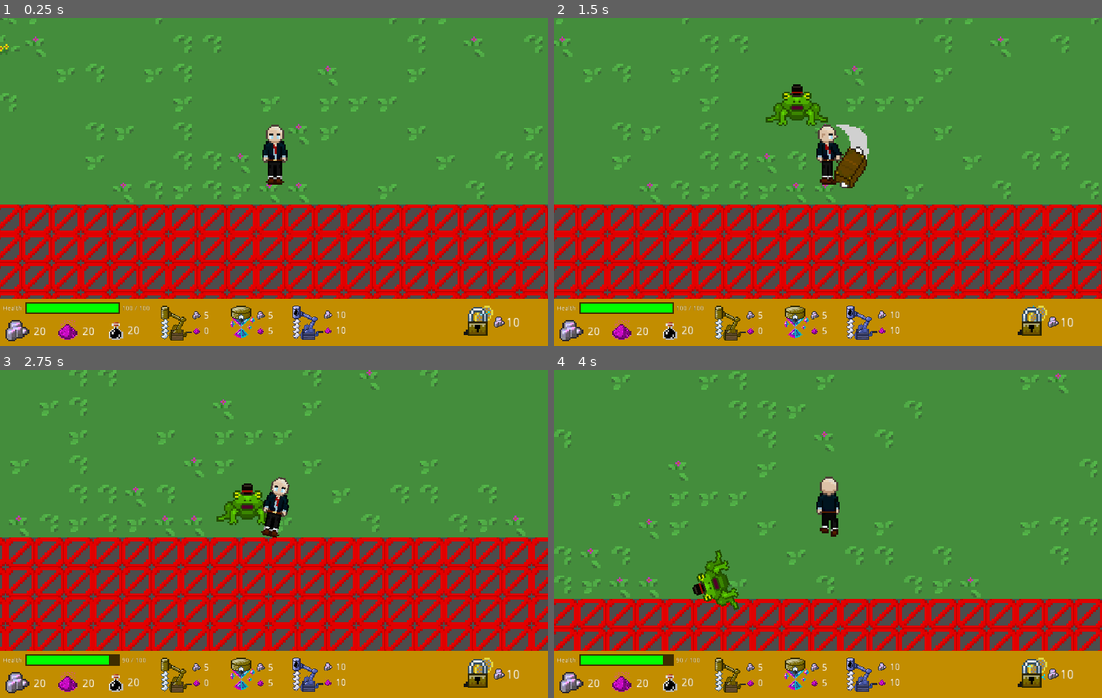
Above: before the commit, frames 1-4 (two rows, left to right).
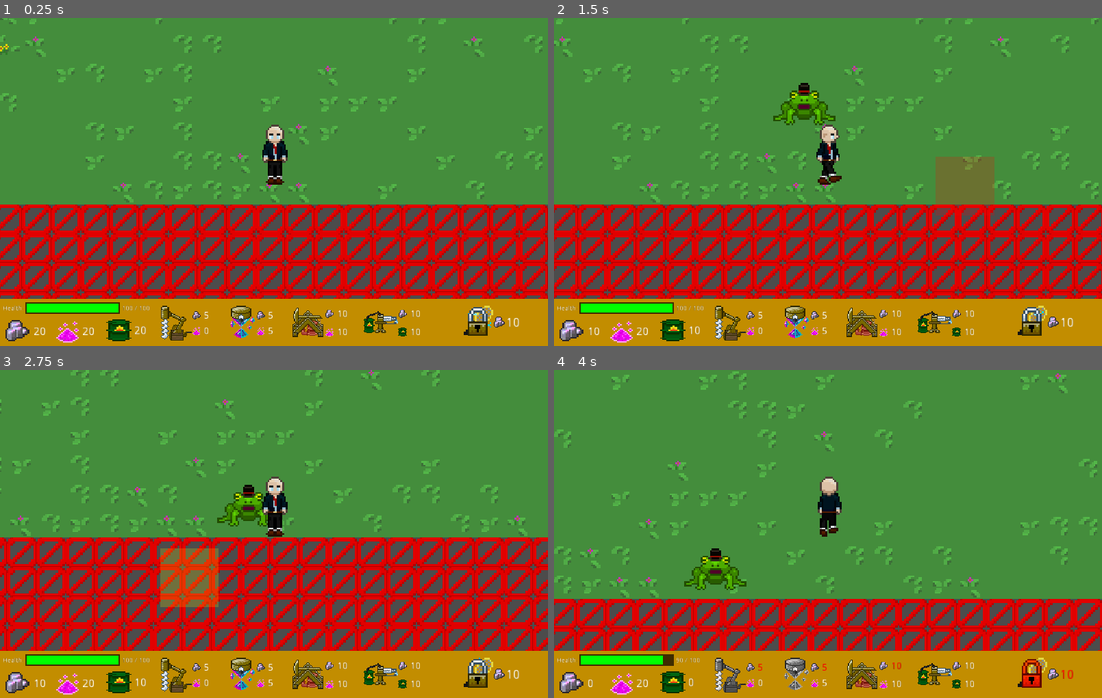
Above: after the commit, the same moments.

Repository: rakthalekk/CSC281-Project
Game: Godot game, scene res://src/Main.tscn
Two runs of this game, one before a commit and one after it. Both use one fixed random seed, a clock stepped at 60 frames per second and the inputs below. The engine's default icon, where the game draws it, is replaced by a stand-in: a white triangle on a blue panel in a dark square.
Inputs (mouse positions are in pixels of both pictures, inside the frame that each line leads up to):
- Up to frame 1 (0.25 s): no input
- Up to frame 2 (1.5 s): click (932, 316) at 0.52 s; move the mouse to (948, 165) at 1.27 s; press the mouse at (948, 165) at 1.28 s; hold D (right) from 1.28 s (still down)
- Up to frame 3 (2.75 s): move the mouse to (164, 550) at 2.02 s; release D (right) at 2.03 s; release the mouse at (164, 550) at 2.03 s; hold S (down) from 2.03 s (still down); tap E (interact_key) at 2.1 s
- Up to frame 4 (4 s): move the mouse to (882, 461) at 2.77 s; release S (down) at 2.78 s; hold D (right) 2.78-3.53 s; tap C (manual_mine) at 2.85 s; move the mouse to (800, 599) at 3.52 s; hold W (up) from 3.53 s (still down); click (800, 599) at 3.6 s

The runs differ from the first frame. In frame 1, 1.4% of the frame differs, in the area x 10-90%, y 87-99%; in frame 2, 4.9%; in frame 3, 16%, in the area x 0-100%, y 0-99%; in frame 4, 4.4%.

Commit message:
game commit

Diff:
--- a/281-Project/src/BigBadBunny.gd
+++ b/281-Project/src/BigBadBunny.gd
@@ -1 +1,6 @@
 extends Enemy
+
+func _process(delta):
+	if hp <= 0:
+		queue_free()
+		get_tree().change_scene("res://src/WinMenu.tscn")
--- a/281-Project/src/BigBadBunny.tscn
+++ b/281-Project/src/BigBadBunny.tscn
@@ -1,12 +1,10 @@
 [gd_scene load_steps=3 format=2]
 
 [ext_resource path="res://src/Enemy.tscn" type="PackedScene" id=1]
-[ext_resource path="res://src/Wonderbunny.gd" type="Script" id=2]
+[ext_resource path="res://src/BigBadBunny.gd" type="Script" id=2]
 
 [node name="BigBadBunny" instance=ExtResource( 1 )]
 script = ExtResource( 2 )
-dmg = 30
-max_health = 60
 
 [node name="CollisionShape2D" parent="." index="0"]
 position = Vector2( 0, 64 )
--- a/281-Project/src/DragonOil.tscn
+++ b/281-Project/src/DragonOil.tscn
@@ -1,10 +1,10 @@
 [gd_scene load_steps=4 format=2]
 
 [ext_resource path="res://src/DragonOil.gd" type="Script" id=1]
-[ext_resource path="res://assets/Resources/Dragon Oil.png" type="Texture" id=2]
+[ext_resource path="res://assets/Resources/oilbarrel.png" type="Texture" id=2]
 
 [sub_resource type="RectangleShape2D" id=1]
-extents = Vector2( 28.5, 28.5 )
+extents = Vector2( 28.5, 36 )
 
 [node name="DragonOil" type="Area2D"]
 collision_layer = 8
@@ -12,11 +12,10 @@
 
 [node name="DragonOil" type="Sprite" parent="."]
 position = Vector2( 2, -6 )
-scale = Vector2( 0.23, 0.23 )
 texture = ExtResource( 2 )
 
 [node name="CollisionShape2D" type="CollisionShape2D" parent="."]
-position = Vector2( 3.5, -4.5 )
+position = Vector2( 3.5, -4 )
 shape = SubResource( 1 )
 
 [connection signal="body_entered" from="." to="." method="_on_DragonOil_body_entered"]
--- /dev/null
+++ b/281-Project/src/FireTower.gd
@@ -0,0 +1,26 @@
+extends Structure
+
+
+
+func disable_attack():
+	$DamageInterval.stop()
+
+
+func _on_InvincibilityTimer_timeout():
+	end_invulnerability()
+
+
+func _on_ActivateInterval_timeout():
+	anim_player.play("fire")
+	$DamageInterval.start()
+
+
+func _on_DamageInterval_timeout():
+	for e in $FireZone.get_overlapping_bodies():
+		if e is Enemy:
+			e.damage(5, Vector2.ZERO)
+
+
+func _on_FireZone_body_entered(body):
+	if body is Enemy:
+		body.damage(10, Vector2.ZERO)
--- /dev/null
+++ b/281-Project/src/FireTower.tscn
@@ -0,0 +1,162 @@
+[gd_scene load_steps=9 format=2]
+
+[ext_resource path="res://assets/Structures/flamethrower.png" type="Texture" id=1]
+[ext_resource path="res://src/FireTower.gd" type="Script" id=2]
+
+[sub_resource type="RectangleShape2D" id=1]
+extents = Vector2( 24, 20 )
+
+[sub_resource type="Animation" id=18]
+length = 0.001
+tracks/0/type = "value"
+tracks/0/path = NodePath("FireZone/CollisionShape2D:disabled")
+tracks/0/interp = 1
+tracks/0/loop_wrap = true
+tracks/0/imported = false
+tracks/0/enabled = true
+tracks/0/keys = {
+"times": PoolRealArray( 0 ),
+"transitions": PoolRealArray( 1 ),
+"update": 0,
+"values": [ true ]
+}
+tracks/1/type = "value"
+tracks/1/path = NodePath("FireZone/ColorRect:visible")
+tracks/1/interp = 1
+tracks/1/loop_wrap = true
+tracks/1/imported = false
+tracks/1/enabled = true
+tracks/1/keys = {
+"times": PoolRealArray( 0 ),
+"transitions": PoolRealArray( 1 ),
+"update": 0,
+"values": [ false ]
+}
+
+[sub_resource type="Animation" id=19]
+resource_name = "fire"
+length = 2.0
+tracks/0/type = "value"
+tracks/0/path = NodePath("FireZone/CollisionShape2D:disabled")
+tracks/0/interp = 1
+tracks/0/loop_wrap = true
+tracks/0/imported = false
+tracks/0/enabled = true
+tracks/0/keys = {
+"times": PoolRealArray( 0, 2 ),
+"transitions": PoolRealArray( 1, 1 ),
+"update": 1,
+"values": [ false, true ]
+}
+tracks/1/type = "value"
+tracks/1/path = NodePath("FireZone/ColorRect:visible")
+tracks/1/interp = 1
+tracks/1/loop_wrap = true
+tracks/1/imported = false
+tracks/1/enabled = true
+tracks/1/keys = {
+"times": PoolRealArray( 0, 2 ),
+"transitions": PoolRealArray( 1, 1 ),
+"update": 1,
+"values": [ true, false ]
+}
+tracks/2/type = "method"
+tracks/2/path = NodePath(".")
+tracks/2/interp = 1
+tracks/2/loop_wrap = true
+tracks/2/imported = false
+tracks/2/enabled = true
+tracks/2/keys = {
+"times": PoolRealArray( 2 ),
+"transitions": PoolRealArray( 1 ),
+"values": [ {
+"args": [  ],
+"method": "disable_attack"
+} ]
+}
+
+[sub_resource type="Animation" id=16]
+length = 0.001
+tracks/0/type = "value"
+tracks/0/path = NodePath("Sprite:visible")
+tracks/0/interp = 1
+tracks/0/loop_wrap = true
+tracks/0/imported = false
+tracks/0/enabled = true
+tracks/0/keys = {
+"times": PoolRealArray( 0 ),
+"transitions": PoolRealArray( 1 ),
+"update": 0,
+"values": [ true ]
+}
+
+[sub_resource type="Animation" id=15]
+resource_name = "invulnerable"
+length = 0.2
+loop = true
+tracks/0/type = "value"
+tracks/0/path = NodePath("Sprite:visible")
+tracks/0/interp = 1
+tracks/0/loop_wrap = true
+tracks/0/imported = false
+tracks/0/enabled = true
+tracks/0/keys = {
+"times": PoolRealArray( 0, 0.1, 0.2 ),
+"transitions": PoolRealArray( 1, 1, 1 ),
+"update": 1,
+"values": [ true, false, true ]
+}
+
+[sub_resource type="RectangleShape2D" id=20]
+extents = Vector2( 208, 208 )
+
+[node name="FireTower" type="StaticBody2D"]
+collision_layer = 260
+collision_mask = 3
+script = ExtResource( 2 )
+
+[node name="CollisionShape2D" type="CollisionShape2D" parent="."]
+shape = SubResource( 1 )
+
+[node name="Sprite" type="Sprite" parent="."]
+position = Vector2( 0, -48 )
+texture = ExtResource( 1 )
+
+[node name="AnimationPlayer" type="AnimationPlayer" parent="."]
+anims/RESET = SubResource( 18 )
+anims/fire = SubResource( 19 )
+
+[node name="EffectsAnimationPlayer" type="AnimationPlayer" parent="."]
+anims/RESET = SubResource( 16 )
+anims/invulnerable = SubResource( 15 )
+
+[node name="InvincibilityTimer" type="Timer" parent="."]
+wait_time = 1.3
+one_shot = true
+
+[node name="FireZone" type="Area2D" parent="."]
+
+[node name="CollisionShape2D" type="CollisionShape2D" parent="FireZone"]
+position = Vector2( 0, -8 )
+shape = SubResource( 20 )
+disabled = true
+
+[node name="ColorRect" type="ColorRect" parent="FireZone"]
+visible = false
+margin_left = -208.0
+margin_top = -216.0
+margin_right = 208.0
+margin_bottom = 200.0
+color = Color( 0.976471, 0.0705882, 0.0705882, 0.321569 )
+
+[node name="ActivateInterval" type="Timer" parent="."]
+wait_time = 4.0
+autostart = true
+
+[node name="DamageInterval" type="Timer" parent="."]
+wait_time = 0.5
+
+[connection signal="timeout" from="InvincibilityTimer" to="." method="_on_InvincibilityTimer_timeout"]
+[connection signal="body_entered" from="FireZone" to="." method="_on_FireZone_body_entered"]
+[connection signal="timeout" from="ActivateInterval" to="." method="_on_ActivateInterval_timeout"]
+[connection signal="timeout" from="DamageInterval" to="." method="_on_DamageInterval_timeout"]
--- a/281-Project/src/Forg.tscn
+++ b/281-Project/src/Forg.tscn
@@ -1,9 +1,10 @@
-[gd_scene load_steps=5 format=2]
+[gd_scene load_steps=6 format=2]
 
 [ext_resource path="res://src/Enemy.tscn" type="PackedScene" id=1]
 [ext_resource path="res://assets/Enemies/frog2.png" type="Texture" id=2]
 [ext_resource path="res://src/Forg.gd" type="Script" id=3]
 [ext_resource path="res://assets/Enemies/frog1.png" type="Texture" id=4]
+[ext_resource path="res://assets/Enemies/tounge.png" type="Texture" id=5]
 
 [node name="Forg" instance=ExtResource( 1 )]
 script = ExtResource( 3 )
@@ -18,3 +19,10 @@
 
 [node name="CollisionShape2D" parent="Hitbox" index="0"]
 position = Vector2( 0, 4 )
+
+[node name="Tounge" type="Sprite" parent="." index="5"]
+visible = false
+texture = ExtResource( 5 )
+centered = false
+offset = Vector2( 0, -8 )
+hframes = 3
--- a/281-Project/src/Global.gd
+++ b/281-Project/src/Global.gd
@@ -7,6 +7,7 @@
 var unobtainiumDrillCost = [5,0,0]
 var magicTurretCost = [5,5,0]
 var oilRigCost = [10,10,0]
+var fireTowerCost = [10,0,10]
 
 
 func reset_level():
--- a/281-Project/src/HUD.gd
+++ b/281-Project/src/HUD.gd
@@ -3,9 +3,10 @@
 const DRILL_IMG = preload("res://assets/Resources/drillcursor.png")
 const TURRET_IMG = preload("res://assets/Resources/turretcursor.png")
 const OILRIG_IMG = preload("res://assets/Resources/oilrigcursor.png")
+const FIRETOWER_IMG = preload("res://icon.png")
 const ORE_IMG = preload("res://assets/Resources/ore.png")
-const DUST_IMG = preload("res://assets/Resources/Fairy Dust.png")
-const OIL_IMG = preload("res://assets/Resources/Dragon Oil.png")
+const DUST_IMG = preload("res://assets/Resources/fairydust.png")
+const OIL_IMG = preload("res://assets/Resources/oilbarrel.png")
 
 # Signal transmitted when the user unlocks the fairy swatter
 signal unlocked_fairy_swatter
@@ -76,7 +77,7 @@
 
 	cantAfford(drillItem,Global.unobtainiumDrillCost,"res://assets/Structures/drillupscaled.png","res://assets/Structures/drillupscaled grayscale.png")
 	cantAfford(turretItem,Global.magicTurretCost,"res://assets/Structures/turret.png","res://assets/Structures/turret grayscale.png")
-	cantAfford(oilRigItem,Global.oilRigCost,"res://assets/Structures/dragon oil rig.png", "res://assets/Structures/dragon oil rig grayscale.png")
+	cantAfford(oilRigItem,Global.oilRigCost,"res://assets/Structures/oilpump.png", "res://assets/Structures/oilpump.png")
 
 
 func cantAfford(parentItem, globalCost, normalTexture, lockedTexture):
@@ -194,6 +195,13 @@
 			if(hudUnobtainiumCount < Global.oilRigCost[0] || hudFairyDustCount < Global.oilRigCost[1] || hudDragonOilCount < Global.oilRigCost[2]):
 				Global.selected_item = null
 				Input.set_custom_mouse_cursor(null)
+		elif Global.selected_item == "firetower":
+			hudUnobtainiumCount -= Global.fireTowerCost[0]
+			hudFairyDustCount -= Global.fireTowerCost[1]
+			hudDragonOilCount -= Global.fireTowerCost[2]
+			if(hudUnobtainiumCount < Global.fireTowerCost[0] || hudFairyDustCount < Global.fireTowerCost[1] || hudDragonOilCount < Global.fireTowerCost[2]):
+				Global.selected_item = null
+				Input.set_custom_mouse_cursor(null)
 		emit_signal("just_purchased", hudUnobtainiumCount, hudFairyDustCount, hudDragonOilCount);
 
 
@@ -204,3 +212,12 @@
 	else:
 		Input.set_custom_mouse_cursor(null)
 		Global.selected_item = null
+
+
+func _on_Fire_Tower_Item_toggled(button_pressed):
+	if Global.selected_item != "firetower":
+		Input.set_custom_mouse_cursor(FIRETOWER_IMG)
+		Global.selected_item = "firetower"
+	else:
+		Input.set_custom_mouse_cursor(null)
+		Global.selected_item = null
--- a/281-Project/src/HUD.tscn
+++ b/281-Project/src/HUD.tscn
@@ -1,14 +1,15 @@
-[gd_scene load_steps=19 format=2]
+[gd_scene load_steps=20 format=2]
 
 [ext_resource path="res://assets/Structures/turret.png" type="Texture" id=1]
 [ext_resource path="res://assets/Resources/ore.png" type="Texture" id=2]
-[ext_resource path="res://assets/Resources/Dragon Oil.png" type="Texture" id=3]
-[ext_resource path="res://assets/Resources/Fairy Dust.png" type="Texture" id=4]
+[ext_resource path="res://assets/Resources/oilbarrel.png" type="Texture" id=3]
+[ext_resource path="res://assets/Resources/fairydust.png" type="Texture" id=4]
 [ext_resource path="res://assets/Structures/drillupscaled.png" type="Texture" id=5]
 [ext_resource path="res://assets/Resources/fairyswatter.png" type="Texture" id=6]
 [ext_resource path="res://src/HUD.gd" type="Script" id=7]
 [ext_resource path="res://assets/Resources/lockred.png" type="Texture" id=8]
-[ext_resource path="res://assets/Structures/dragon oil rig.png" type="Texture" id=9]
+[ext_resource path="res://assets/Structures/oilpump.png" type="Texture" id=9]
+[ext_resource path="res://assets/Structures/flamethrower.png" type="Texture" id=10]
 
 [sub_resource type="AtlasTexture" id=1]
 atlas = ExtResource( 6 )
@@ -176,21 +177,18 @@
 
 [node name="Oil Rig Item" type="TextureButton" parent="."]
 margin_left = 640.0
-margin_top = 631.0
+margin_top = 624.0
 margin_right = 776.0
-margin_bottom = 783.0
+margin_bottom = 776.0
 rect_scale = Vector2( 0.5, 0.5 )
 toggle_mode = true
 texture_normal = ExtResource( 9 )
-__meta__ = {
-"_edit_use_anchors_": false
-}
 
 [node name="Unobtainium Cost" type="TextureRect" parent="Oil Rig Item"]
-margin_left = 137.143
-margin_top = 22.8571
-margin_right = 201.143
-margin_bottom = 86.8571
+margin_left = 144.0
+margin_top = 32.0001
+margin_right = 208.0
+margin_bottom = 96.0001
 rect_scale = Vector2( 0.6, 0.6 )
 texture = ExtResource( 2 )
 __meta__ = {
@@ -209,10 +207,10 @@
 }
 
 [node name="Fairy Dust Cost" type="TextureRect" parent="Oil Rig Item"]
-margin_left = 137.143
-margin_top = 91.4286
-margin_right = 201.143
-margin_bottom = 155.429
+margin_left = 144.0
+margin_top = 112.0
+margin_right = 208.0
+margin_bottom = 176.0
 rect_scale = Vector2( 0.6, 0.6 )
 texture = ExtResource( 4 )
 expand = true
@@ -230,6 +228,51 @@
 __meta__ = {
 "_edit_use_anchors_": false
 }
+
+[node name="Fire Tower Item" type="TextureButton" parent="."]
+margin_left = 792.0
+margin_top = 616.0
+margin_right = 952.0
+margin_bottom = 776.0
+rect_scale = Vector2( 0.5, 0.5 )
+toggle_mode = true
+texture_normal = ExtResource( 10 )
+
+[node name="Unobtainium Cost" type="TextureRect" parent="Fire Tower Item"]
+margin_left = 160.0
+margin_top = 48.0001
+margin_right = 224.0
+margin_bottom = 112.0
+rect_scale = Vector2( 0.6, 0.6 )
+texture = ExtResource( 2 )
+
+[node name="Cost Number" type="RichTextLabel" parent="Fire Tower Item/Unobtainium Cost"]
+margin_left = 85.0
+margin_right = 149.0
+margin_bottom = 12.0
+rect_scale = Vector2( 5, 5 )
+text = "10"
+scroll_active = false
+__meta__ = {
+"_edit_use_anchors_": false
+}
+
+[node name="Oil Cost" type="TextureRect" parent="Fire Tower Item"]
+margin_left = 160.0
+margin_top = 128.0
+margin_right = 224.0
+margin_bottom = 192.0
+rect_scale = Vector2( 0.6, 0.6 )
+texture = ExtResource( 3 )
+expand = true
+
+[node name="Cost Number" type="RichTextLabel" parent="Fire Tower Item/Oil Cost"]
+margin_left = 85.0
+margin_right = 149.0
+margin_bottom = 12.0
+rect_scale = Vector2( 5, 5 )
+text = "10"
+scroll_active = false
 
 [node name="Health Bar" type="ColorRect" parent="."]
 margin_left = 56.0
@@ -309,28 +352,22 @@
 scroll_active = false
 
 [node name="Dragon Oil Display" type="TextureRect" parent="."]
-margin_left = 224.0
+margin_left = 232.0
 margin_top = 661.0
-margin_right = 544.0
+margin_right = 552.0
 margin_bottom = 941.0
 rect_scale = Vector2( 0.175, 0.175 )
 texture = ExtResource( 3 )
 expand = true
-__meta__ = {
-"_edit_use_anchors_": false
-}
 
 [node name="Number" type="RichTextLabel" parent="Dragon Oil Display"]
-margin_left = 308.571
+margin_left = 348.571
 margin_top = 79.9995
-margin_right = 372.571
+margin_right = 412.571
 margin_bottom = 91.9995
 rect_scale = Vector2( 10, 10 )
 text = "###"
 scroll_active = false
-__meta__ = {
-"_edit_use_anchors_": false
-}
 
 [node name="Interact Display" type="TextureRect" parent="."]
 anchor_left = 0.5
@@ -344,9 +381,6 @@
 rect_scale = Vector2( 0.1, 0.1 )
 texture = ExtResource( 2 )
 expand = true
-__meta__ = {
-"_edit_use_anchors_": false
-}
 
 [node name="Interact Time" type="RichTextLabel" parent="Interact Display"]
 margin_left = 370.0
@@ -368,7 +402,7 @@
 [node name="Fairy Swatter" type="AnimatedSprite" parent="."]
 position = Vector2( 1048, 664 )
 frames = SubResource( 9 )
-frame = 5
+frame = 7
 playing = true
 
 [node name="Fairy Swatter Lock" type="TextureButton" parent="Fairy Swatter"]
@@ -403,4 +437,5 @@
 [connection signal="toggled" from="Drill Item" to="." method="_on_Drill_Item_toggled"]
 [connection signal="toggled" from="Turret Item" to="." method="_on_Turret_Item_toggled"]
 [connection signal="toggled" from="Oil Rig Item" to="." method="_on_Oil_Rig_Item_toggled"]
+[connection signal="toggled" from="Fire Tower Item" to="." method="_on_Fire_Tower_Item_toggled"]
 [connection signal="pressed" from="Fairy Swatter/Fairy Swatter Lock" to="." method="_on_Fairy_Swatter_Lock_pressed"]
--- a/281-Project/src/Main.gd
+++ b/281-Project/src/Main.gd
@@ -4,6 +4,7 @@
 const DRILL = preload("res://src/Drill.tscn")
 const TURRET = preload("res://src/Turret.tscn")
 const OILRIG = preload("res://src/OilRig.tscn")
+const FIRETOWER = preload("res://src/FireTower.tscn")
 
 # Enemy References
 const BUNNY = preload("res://src/Wonderbunny.tscn")
@@ -117,6 +118,15 @@
 	update_tile_navigation(pos, true)
 
 	var inst = OILRIG.instance()
+	structure_manager.add_child(inst)
+	inst.position = pos
+	structures.append(inst)
+
+
+func create_firetower(pos: Vector2):
+	update_tile_navigation(pos, true)
+
+	var inst = FIRETOWER.instance()
 	structure_manager.add_child(inst)
 	inst.position = pos
 	structures.append(inst)
@@ -171,6 +181,8 @@
 				create_turret(pos)
 			"oilrig":
 				create_oilrig(pos)
+			"firetower":
+				create_firetower(pos)
 			_:
 				print("Invalid structure being placed: " + str(Global.selected_item))
 
--- a/281-Project/src/Main.tscn
+++ b/281-Project/src/Main.tscn
@@ -333,6 +333,7 @@
 6/z_index = 0
 
 [node name="Main" type="Node2D"]
+position = Vector2( 48, -792 )
 script = ExtResource( 3 )
 
 [node name="Navigation2D" type="Navigation2D" parent="."]
@@ -469,34 +470,34 @@
 [node name="StructureManager" type="YSort" parent="Entities"]
 
 [node name="Fairy Log" parent="Entities" instance=ExtResource( 9 )]
-position = Vector2( 826, 3044 )
+position = Vector2( 832, 3008 )
 
 [node name="Fairy Log2" parent="Entities" instance=ExtResource( 9 )]
-position = Vector2( 1678, 1184 )
+position = Vector2( 1664, 1152 )
 
 [node name="Fairy Log3" parent="Entities" instance=ExtResource( 9 )]
 position = Vector2( 3277, 156 )
 
 [node name="Fairy Log4" parent="Entities" instance=ExtResource( 9 )]
-position = Vector2( 2305, 1192 )
+position = Vector2( 2304, 1216 )
 
 [node name="Fairy Log5" parent="Entities" instance=ExtResource( 9 )]
-position = Vector2( 3244, 956 )
+position = Vector2( 3264, 960 )
 
 [node name="Fairy Log6" parent="Entities" instance=ExtResource( 9 )]
-position = Vector2( 3151, 3044 )
+position = Vector2( 3136, 3008 )
 
 [node name="Fairy Log7" parent="Entities" instance=ExtResource( 9 )]
-position = Vector2( 1366, 2422 )
+position = Vector2( 1344, 2432 )
 
 [node name="Fairy Log8" parent="Entities" instance=ExtResource( 9 )]
-position = Vector2( 2663, 2358 )
+position = Vector2( 2688, 2368 )
 
 [node name="Fairy Log9" parent="Entities" instance=ExtResource( 9 )]
-position = Vector2( 656, 1477 )
+position = Vector2( 640, 1472 )
 
 [node name="Fairy Log10" parent="Entities" instance=ExtResource( 9 )]
-position = Vector2( 869, 997 )
+position = Vector2( 896, 1024 )
 
 [node name="Fairy Log11" parent="Entities" instance=ExtResource( 9 )]
 position = Vector2( 154, 631 )
@@ -505,10 +506,10 @@
 position = Vector2( 548, 188 )
 
 [node name="Fairy Log13" parent="Entities" instance=ExtResource( 9 )]
-position = Vector2( 3666, 1448 )
+position = Vector2( 3648, 1472 )
 
 [node name="Fairy Log14" parent="Entities" instance=ExtResource( 9 )]
-position = Vector2( 3843, 647 )
+position = Vector2( 3840, 640 )
 
 [node name="MiningTimer" type="Timer" parent="."]
 
--- a/281-Project/src/OilRig.tscn
+++ b/281-Project/src/OilRig.tscn
@@ -1,7 +1,7 @@
 [gd_scene load_steps=8 format=2]
 
 [ext_resource path="res://src/OilRig.gd" type="Script" id=1]
-[ext_resource path="res://assets/Structures/dragon oil rig.png" type="Texture" id=2]
+[ext_resource path="res://assets/Structures/oilpump.png" type="Texture" id=2]
 
 [sub_resource type="RectangleShape2D" id=1]
 extents = Vector2( 24, 26 )
--- a/281-Project/src/Turret.tscn
+++ b/281-Project/src/Turret.tscn
@@ -62,7 +62,7 @@
 shape = SubResource( 4 )
 
 [node name="ShootInterval" type="Timer" parent="."]
-wait_time = 3.0
+wait_time = 2.0
 autostart = true
 
 [node name="AnimationPlayer" type="AnimationPlayer" parent="."]
--- a/281-Project/src/Wonderbunny.gd
+++ b/281-Project/src/Wonderbunny.gd
@@ -1,16 +1 @@
 extends Enemy
-
-func _process(delta):
-	if hp <= 0:
-		queue_free()
-		get_tree().change_scene("res://src/WinMenu.tscn")
-	if knockback:
-		velocity = direction * knockback_speed
-	elif targets.size() > 0:
-		$Sprite.texture = ANGRY
-		pursue_target()
-	else:
-		$Sprite.texture = CALM
-		wander(walk_speed)
-
-	velocity = move_and_slide(velocity)
Binary file added: 281-Project/assets/Map Elements/dragonbones.png
Not shown, added: 281-Project/assets/Map Elements/dragonbones.png.import
Binary file added: 281-Project/assets/Resources/fairydust.png
Not shown, added: 281-Project/assets/Resources/fairydust.png.import
Binary file added: 281-Project/assets/Resources/oilbarrel.png
Not shown, added: 281-Project/assets/Resources/oilbarrel.png.import
Binary file added: 281-Project/assets/Structures/flamethrower.png
Not shown, added: 281-Project/assets/Structures/flamethrower.png.import
Binary file added: 281-Project/assets/Structures/oilpump.png
Not shown, added: 281-Project/assets/Structures/oilpump.png.import
Not shown, changed: 281-Project/exports/FIXED_Operation_Wonderland_Windows.zip
Not shown, added: 281-Project/exports/Operation_Wonderland_Windows.zip
(and 2 more such lines)
